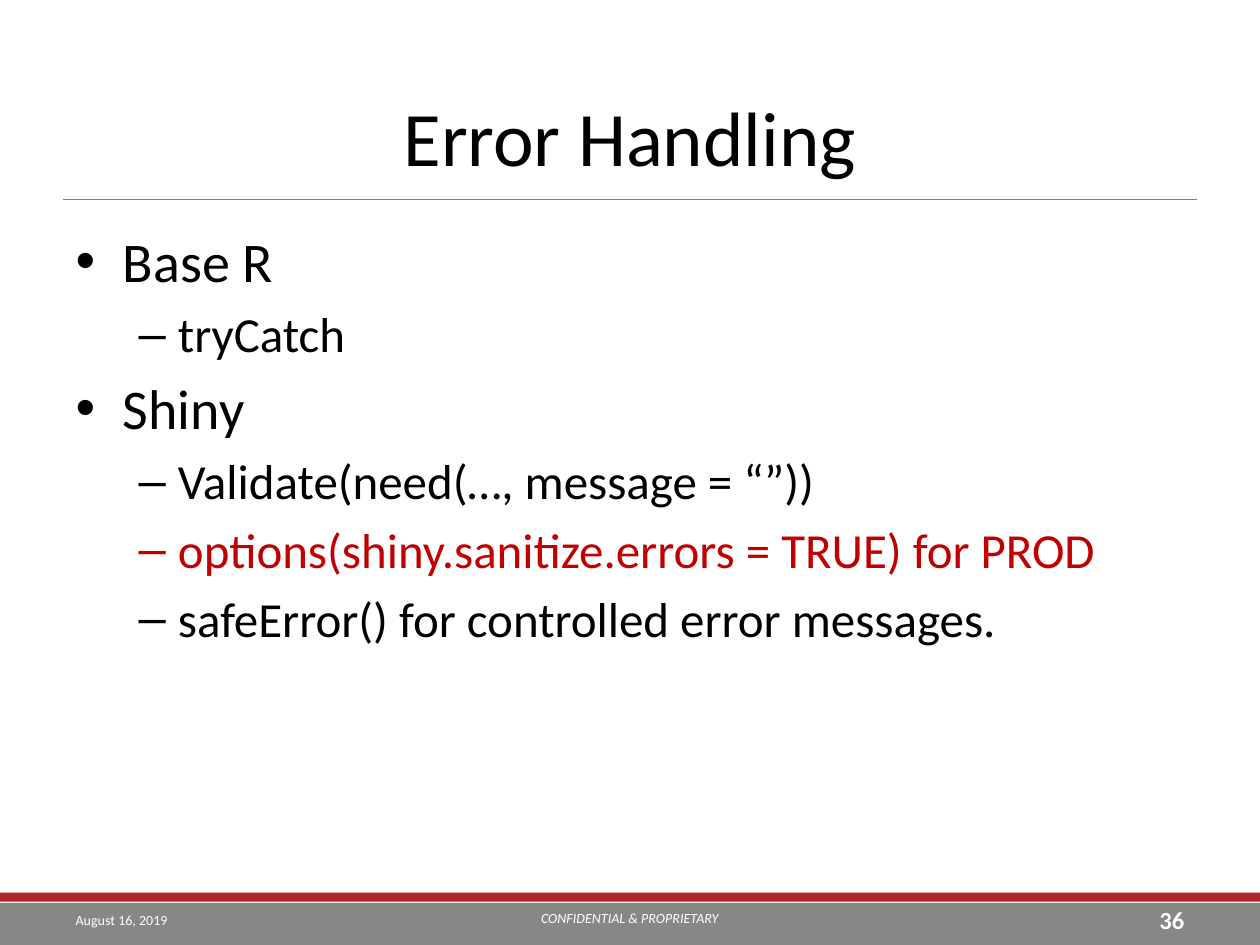
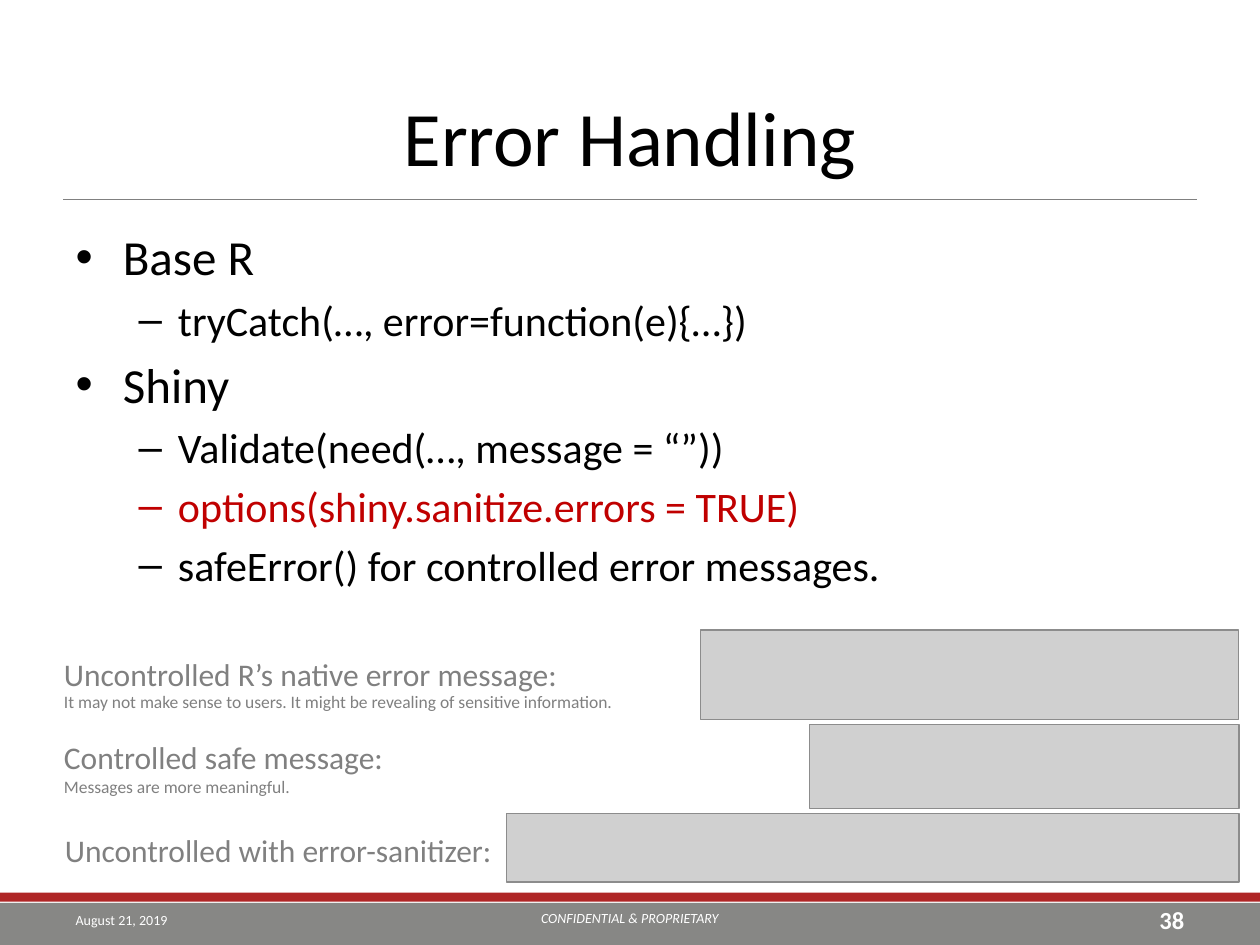
Before and after one commit to TEA-Analytics/ShinyWorkshop, a slide deck: slide 38 of Day 2.pptx (slide 36 before the commit). Drawn at 1260x945 pixels with LibreOffice and Linux fonts; fonts in the diff are those of the drawing; grey boxes stand for pictures; background and template pictures are left out. Boxes give left, top, right and bottom in pixels: in the first picture for what was removed or moved away, otherwise in the second. Text is boxed around its words. In the diff, an @@ line names an element or a change of style, - is before the commit and + after.

```diff
--- a/Day 2.pptx
+++ b/Day 2.pptx
@@ text at box(123, 243, 880, 589): size 32 to 28 pt in "Base R", "Shiny"; size 28 to 24 pt in "Validate(need(…, message = “”))", "safeError() for controlled error messages." @@
@@ text at box(178, 305, 747, 343): text changed; size 28 to 24 pt @@
-  – tryCatch
+  – tryCatch(…, error=function(e){…})
@@ text at box(178, 491, 799, 529): text changed; size 28 to 24 pt @@
-  – options(shiny.sanitize.errors = TRUE) for PROD
+  – options(shiny.sanitize.errors = TRUE)
@@ picture added at box(701, 630, 1239, 719) @@
@@ text added at box(64, 664, 557, 692), 18 pt, text #808080 @@
+Uncontrolled R’s native error message:
@@ text added at box(64, 696, 612, 711), 10 pt, text #808080 @@
+It may not make sense to users. It might be revealing of sensitive information.
@@ text added at box(64, 747, 383, 775), 18 pt, text #808080 @@
+Controlled safe message:
@@ picture added at box(810, 724, 1240, 809) @@
@@ text added at box(64, 781, 289, 796), 10 pt, text #808080 @@
+Messages are more meaningful.
@@ picture added at box(507, 814, 1239, 882) @@
@@ text added at box(65, 840, 492, 862), 18 pt, text #808080 @@
+Uncontrolled with error-sanitizer:
@@ text at box(76, 916, 167, 928): text changed @@
-August 16, 2019
+August 21, 2019
@@ page number at box(1159, 912, 1184, 929): text changed @@
-36
+38
```
Also in this commit, not shown: 40 other slides changed, 11 slides added, 4 slides removed, 14 other files.
